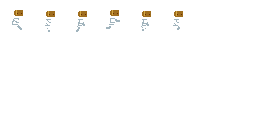
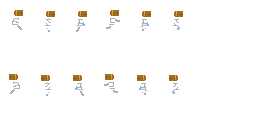
Revision of a layered 256×128 image; what changed, layer by layer:
painted on "Background" over [9, 74, 179, 96]
